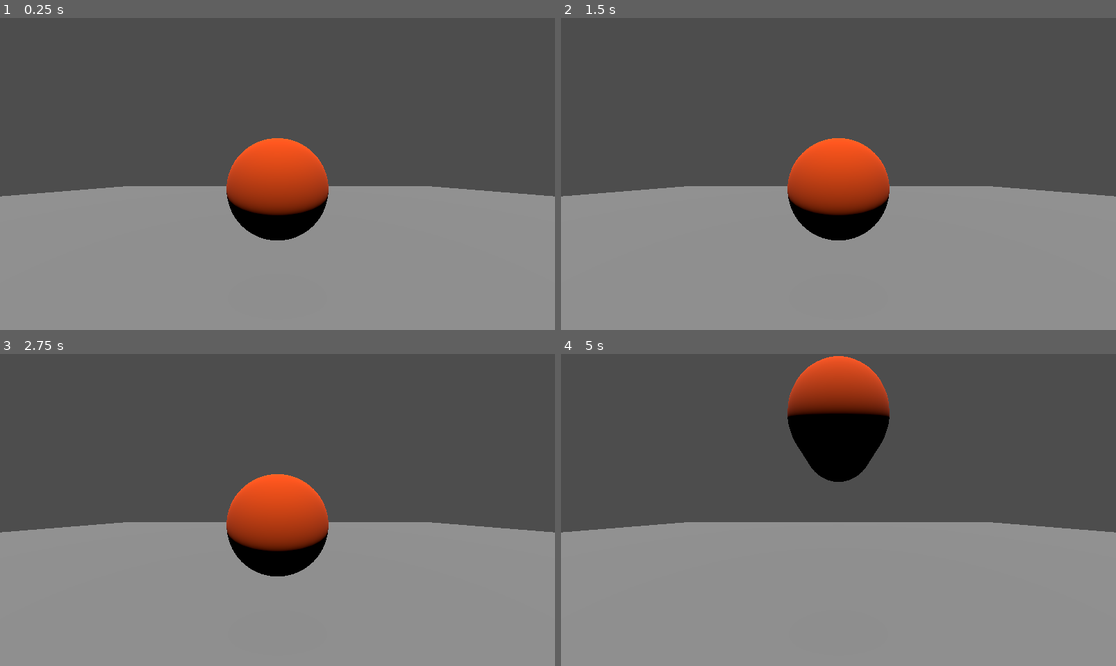
Above: before the commit, frames 1-4 (two rows, left to right).
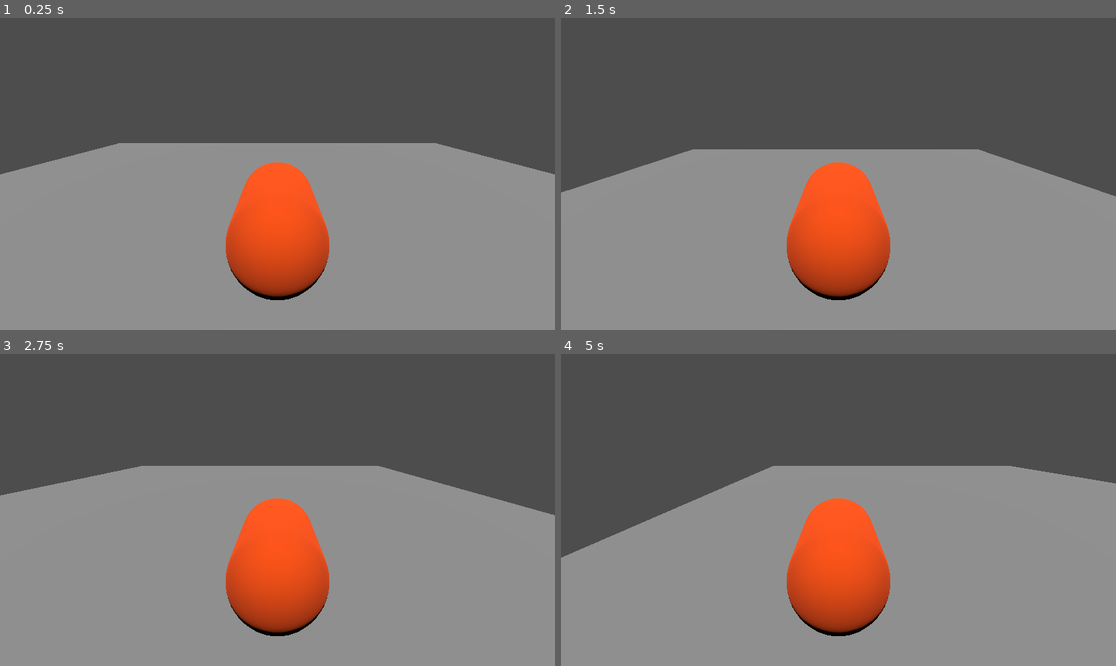
Above: after the commit, the same moments.

Repository: programerski-klub-fmf/cats-game
Game: Godot game, scene res://level/level.tscn
The game is run twice, just before and just after one commit, with the same random seed, the same clock (stepped at 60 frames per second) and the same inputs.
Inputs:
- Up to frame 1 (0.25 s): no input
- Up to frame 2 (1.5 s): tap Enter (ui_accept) at 0.5, 0.8, 1.35 s; hold D (right) 0.53-1.28 s; hold Shift (run) 0.53-1.28 s; tap Space (jump) at 0.77, 1.07 s; hold S (backwards) from 1.28 s (still down)
- Up to frame 3 (2.75 s): tap Space (jump) at 1.52, 1.55, 1.82 s; release S (backwards) at 2.03 s; hold D (right) from 2.03 s (still down); hold Space (jump) from 2.03 s (still down); tap Shift (run) at 2.3 s
- Up to frame 4 (5 s): tap Enter (ui_accept) at 2.75, 3.05, 3.6 s; release D (right) at 2.78 s; release Space (jump) at 2.78 s; hold W (forwards) 2.78-3.53 s; tap Shift (run) at 2.85, 4.35 s; tap Space (jump) at 3.02, 3.32, 4.52, 4.82 s; hold Space (jump) 3.53-4.28 s; hold A (left) from 3.53 s (still down)

The runs differ from the first frame. In frame 1, 18% of the frame differs, in the area x 0-100%, y 38-91%; in frame 2, 15%; in frame 3, 21%; in frame 4, 25%, in the area x 0-100%, y 0-91%.
Error before the commit: Invalid access to property or key 'walk' on a base object of type 'Dictionary'. (res://assets/scripts/state_machine.gd:33)

Commit message:
Nedelujoca koda v statih

Diff:
--- a/assets/scripts/state_machine.gd
+++ b/assets/scripts/state_machine.gd
@@ -46,8 +46,6 @@
 	if state_name != "previous":
 		current_state.enter()
 
-	print(states_stack)
-
 func _input(event: InputEvent) -> void:
 	if current_state:
 		current_state.handle_input(event)
@@ -59,3 +57,4 @@
 func _physics_process(delta: float) -> void:
 	if current_state:
 		current_state.physics_update(delta)
+#	print(states_stack)
--- a/level/level.tscn
+++ b/level/level.tscn
@@ -11,16 +11,13 @@
 
 [node name="Player" parent="." instance=ExtResource("1_g8oc3")]
 
-[node name="Camera3D" type="Camera3D" parent="."]
-transform = Transform3D(1, 0, 0, 0, 1, 0, 0, 0, 1, 0, 0.646057, 2.55048)
-
 [node name="DirectionalLight3D" type="DirectionalLight3D" parent="."]
 transform = Transform3D(1, 0, 0, 0, 0.356868, 0.934155, 0, -0.934155, 0.356868, 0, 0, 0)
 
 [node name="Floor" type="StaticBody3D" parent="."]
 
 [node name="CollisionShape3D" type="CollisionShape3D" parent="Floor"]
-shape = SubResource("WorldBoundaryShape3D_l7ta6")
+shape = SubResource("WorldBoundaryShape3D_orkkf")
 
 [node name="MeshInstance3D" type="MeshInstance3D" parent="Floor"]
 mesh = SubResource("PlaneMesh_chyec")
--- a/player/player.gd
+++ b/player/player.gd
@@ -2,31 +2,9 @@
 extends CharacterBody3D
 
 
-const SPEED = 5.0
+const WALK_SPEED = 5.0
+const RUN_SPEED = 8.0
 const JUMP_VELOCITY = 4.5
 
 # Get the gravity from the project settings to be synced with RigidBody nodes.
 var gravity = ProjectSettings.get_setting("physics/3d/default_gravity")
-
-
-func _physics_process(delta):
-	# Add the gravity.
-	if not is_on_floor():
-		velocity.y -= gravity * delta
-
-	# Handle Jump.
-	if Input.is_action_just_pressed("ui_accept") and is_on_floor():
-		velocity.y = JUMP_VELOCITY
-
-	# Get the input direction and handle the movement/deceleration.
-	# As good practice, you should replace UI actions with custom gameplay actions.
-	var input_dir = Input.get_vector("ui_left", "ui_right", "ui_up", "ui_down")
-	var direction = (transform.basis * Vector3(input_dir.x, 0, input_dir.y)).normalized()
-	if direction:
-		velocity.x = direction.x * SPEED
-		velocity.z = direction.z * SPEED
-	else:
-		velocity.x = move_toward(velocity.x, 0, SPEED)
-		velocity.z = move_toward(velocity.z, 0, SPEED)
-
-	move_and_slide()
--- a/player/player.tscn
+++ b/player/player.tscn
@@ -39,5 +39,15 @@
 [node name="Walk" type="Node" parent="PlayerStateMachine"]
 script = ExtResource("5_iqfve")
 
-[node name="PlayerState" type="Node" parent="PlayerStateMachine"]
+[node name="Run" type="Node" parent="PlayerStateMachine"]
 script = ExtResource("6_laxlk")
+
+[node name="HorizontalPivot" type="Node3D" parent="."]
+transform = Transform3D(1, 0, 0, 0, 0.942163, 0.335156, 0, -0.335156, 0.942163, 0, 0.971309, -0.651512)
+
+[node name="VerticalPivot" type="Node3D" parent="HorizontalPivot"]
+
+[node name="SpringArm3D" type="SpringArm3D" parent="HorizontalPivot/VerticalPivot"]
+spring_length = 3.0
+
+[node name="Camera3D" type="Camera3D" parent="HorizontalPivot/VerticalPivot/SpringArm3D"]
--- a/player/player_state_machine.gd
+++ b/player/player_state_machine.gd
@@ -5,6 +5,8 @@
 	states_map = {
 		"idle": $Idle,
 		"jump": $Jump,
+		"walk": $Walk,
+		"run": $Run,
 	}
 
 	super._ready()
--- a/player/states/jump.gd
+++ b/player/states/jump.gd
@@ -1 +1,11 @@
 extends PlayerState
+
+
+func enter() -> void:
+	player.velocity.y = player.JUMP_VELOCITY
+
+func _physics_process(delta: float) -> void:
+	if player.is_on_floor():
+		emit_signal("demands_transition_to", "idle")
+	else:
+		player.velocity.y -= player.gravity * delta
--- a/player/states/on_ground/on_ground.gd
+++ b/player/states/on_ground/on_ground.gd
@@ -1 +1,33 @@
 extends PlayerState
+
+
+@onready var speed: float
+
+func physics_update(delta: float) -> void:
+	var input_dir = Input.get_vector("left", "right", "forwards", "backwards")
+	print("Input: ", input_dir)
+#	var input_dir = Vector3.ZERO
+#	input_dir.x = int(Input.is_action_pressed("right")) - int(Input.is_action_pressed("left"))
+#	input_dir.z = int(Input.is_action_pressed("forwards")) - int(Input.is_action_pressed("backwards"))
+
+	var direction = (
+		player.transform.basis * Vector3(input_dir.x, 0, input_dir.y)
+		).normalized()
+	print("Direction: ", direction)
+	if direction:
+		player.velocity.x = direction.x * speed
+		player.velocity.z = direction.z * speed
+	else:
+		player.velocity.x = move_toward(player.velocity.x, 0, delta*speed)
+		player.velocity.z = move_toward(player.velocity.z, 0, delta*speed)
+
+	print("Velocity:", player.velocity)
+	var collision = player.move_and_slide()
+
+	print("After: ", player.velocity)
+
+#	if Input.is_action_just_pressed("jump"):
+#		emit_signal("demands_transition_to", "jump")
+
+	if player.velocity == Vector3.ZERO:
+		emit_signal("demands_transition_to", "idle")
--- a/player/states/on_ground/run.gd
+++ b/player/states/on_ground/run.gd
@@ -1 +1,5 @@
 extends "on_ground.gd"
+
+
+func enter() -> void:
+	speed = player.RUN_SPEED
--- a/player/states/on_ground/walk.gd
+++ b/player/states/on_ground/walk.gd
@@ -1 +1,5 @@
 extends "on_ground.gd"
+
+
+func enter() -> void:
+	speed = player.WALK_SPEED
Not shown: 1 places in level/level.tscn that only renumber resources
